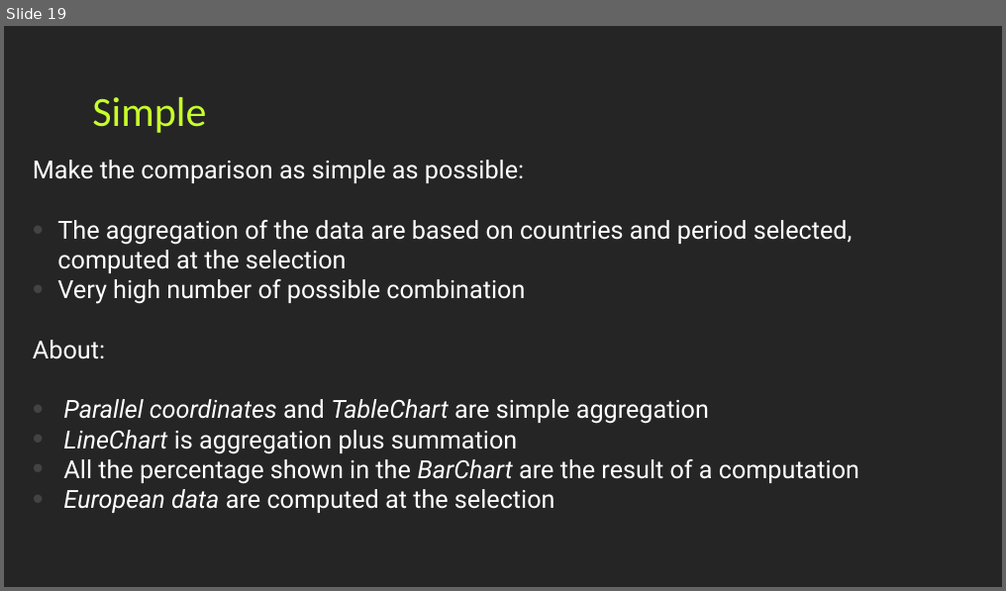
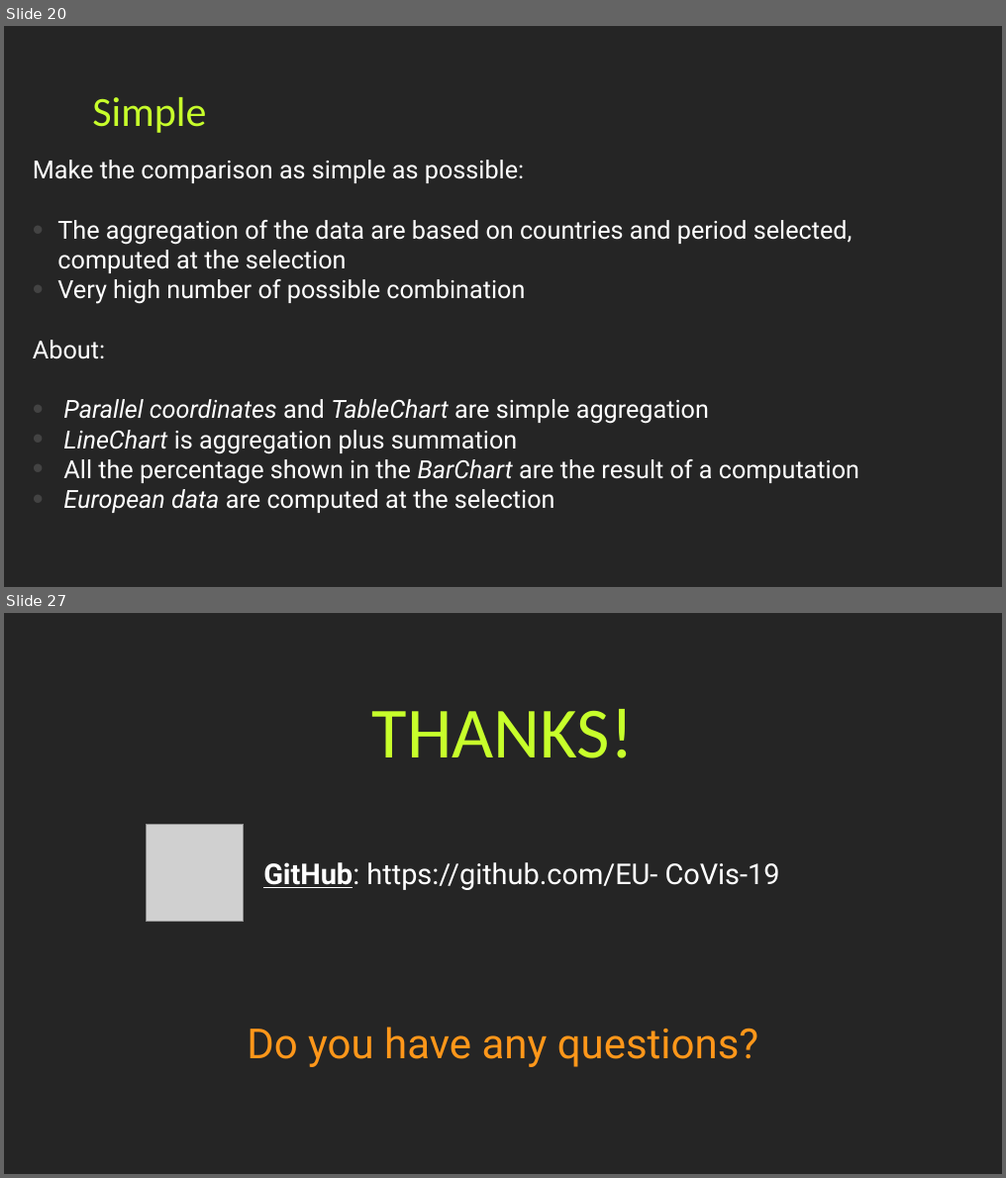
Before and after one commit to Covid19-visualization/Documentation, a slide deck: powerpoint/presentation.pptx. Shown one above the other, each under a label of ours: slide 19 before the commit, slides 20 and 27 after it; the slides between them are not shown. The pictures are 1006x591 and 1006x1178 pixels, drawn with LibreOffice and Linux fonts; fonts in the diff are those of the drawing; grey boxes stand for pictures. Boxes give left, top, right and bottom in pixels: in the first picture for what was removed or moved away, otherwise in the second. Text is boxed around its words. In the diff, an @@ line names an element or a change of style, - is before the commit and + after.

```diff
--- a/powerpoint/presentation.pptx
+++ b/powerpoint/presentation.pptx
@@ slide 27 added at box(4, 613, 1002, 1174), background #252525 @@
@@ title added at box(372, 709, 634, 759), 52 pt, text #C7FF2B @@
+THANKS!
@@ picture added at box(146, 824, 244, 921) @@
@@ text added at box(263, 862, 780, 890), 20.7 pt, text #FFFFFF @@
+GitHub: https://github.com/EU- CoVis-19
@@ text added at box(247, 1027, 758, 1067), 30 pt, text #FF971A @@
+Do you have any questions?
@@ what was slide 19 is now slide 20 @@
```
Also in this commit, not shown: 18 slides changed, 1 other slide added, 5 other files.
